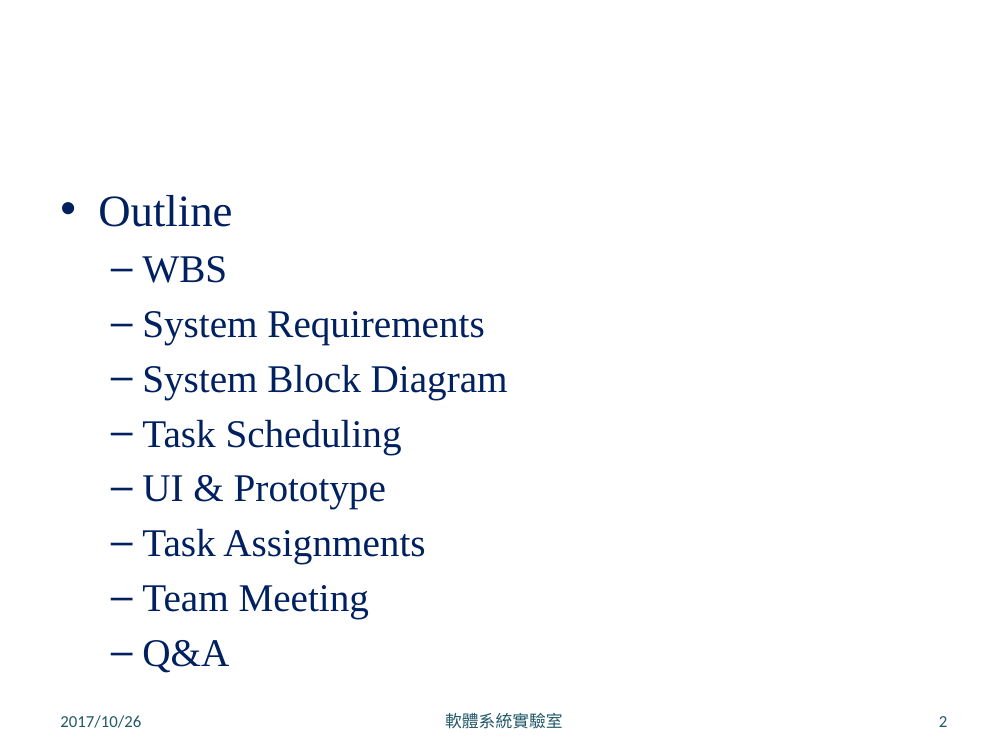
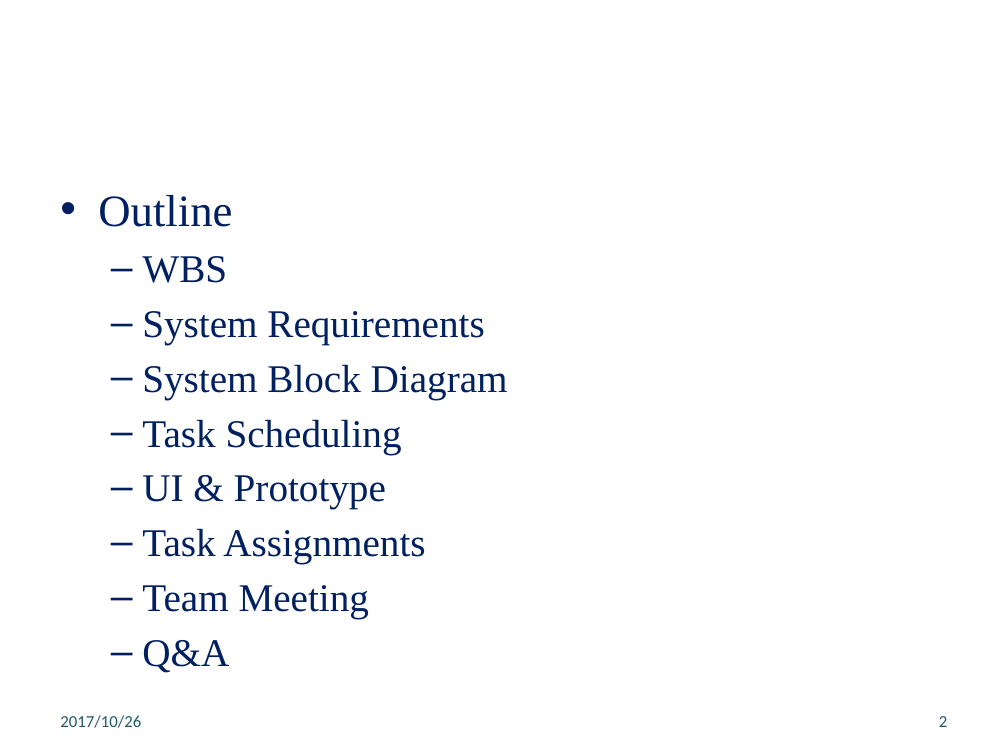
Before and after one commit to disc9562/SE_PASS, a slide deck: slide 2 of doc/report.pptx. Drawn at 1008x756 pixels with LibreOffice and Linux fonts; fonts in the diff are those of the drawing; background and template pictures are left out. Boxes give left, top, right and bottom in pixels: in the first picture for what was removed or moved away, otherwise in the second. Text is boxed around its words. In the diff, an @@ line names an element or a change of style, - is before the commit and + after.

```diff
--- a/doc/report.pptx
+++ b/doc/report.pptx
@@ text removed at <box>445,713,562,729</box> @@
-軟體系統實驗室
```
Also in this commit, not shown: 5 other slides changed, 5 slides added, 1 slide removed, 2 other files.
